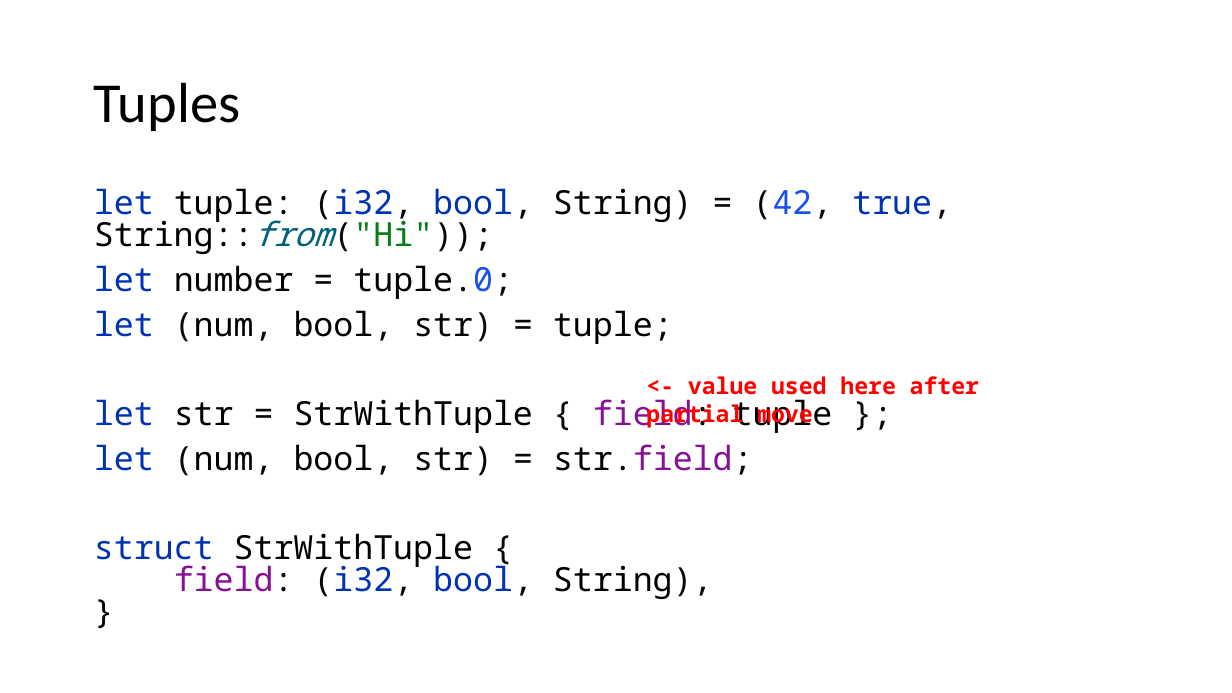
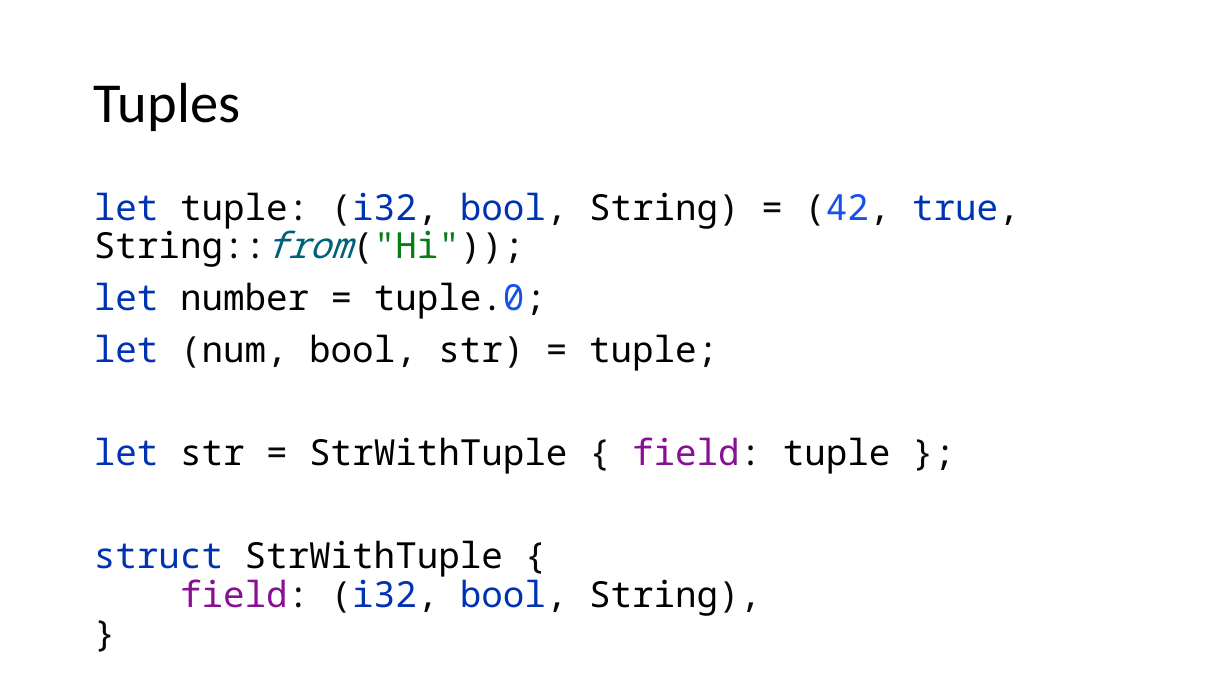
Before and after one commit to kugushev/course-rust-basics, a slide deck: slide 7 of pres/02-BuildingBlocks.pptx. Drawn at 1232x693 pixels with LibreOffice and Linux fonts; fonts in the diff are those of the drawing. Boxes give left, top, right and bottom in pixels: in the first picture for what was removed or moved away, otherwise in the second. Text is boxed around its words. In the diff, an @@ line names an element or a change of style, - is before the commit and + after.

```diff
--- a/pres/02-BuildingBlocks.pptx
+++ b/pres/02-BuildingBlocks.pptx
@@ text "let tuple: (i32, bool, String) ..." at [94,192,1020,616]: size 25.9 to 28 pt; line spacing 0.8 to 0.9 @@
@@ text removed at [646,376,979,428] @@
-<- value used here after partial move
@@ text at [94,444,753,476]: paragraph removed @@
-let (num, bool, str) = str.field;
```
Also in this commit, not shown: 8 other slides changed, 16 slides added, 5 slides removed, 4 other files.
